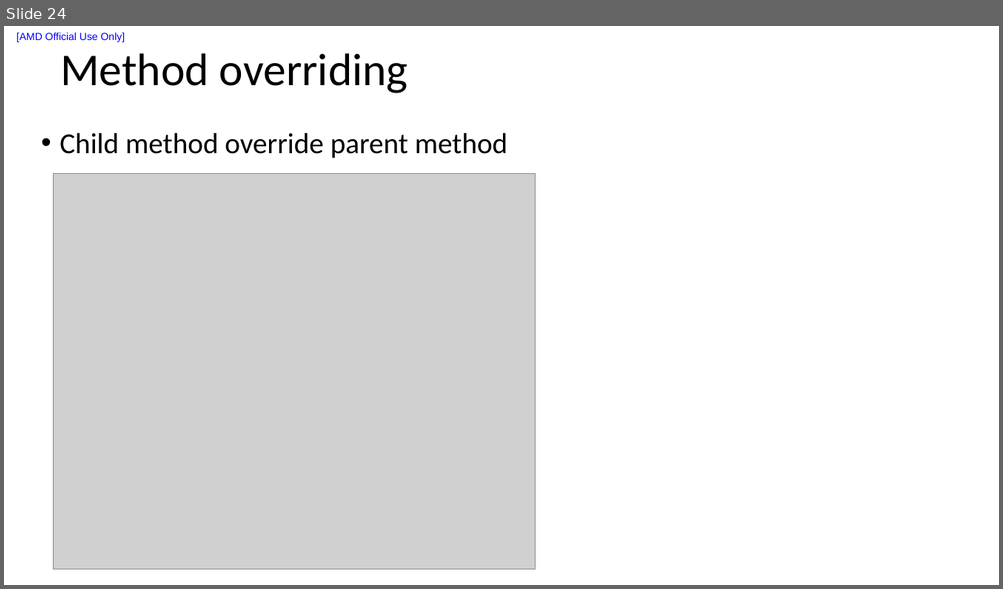
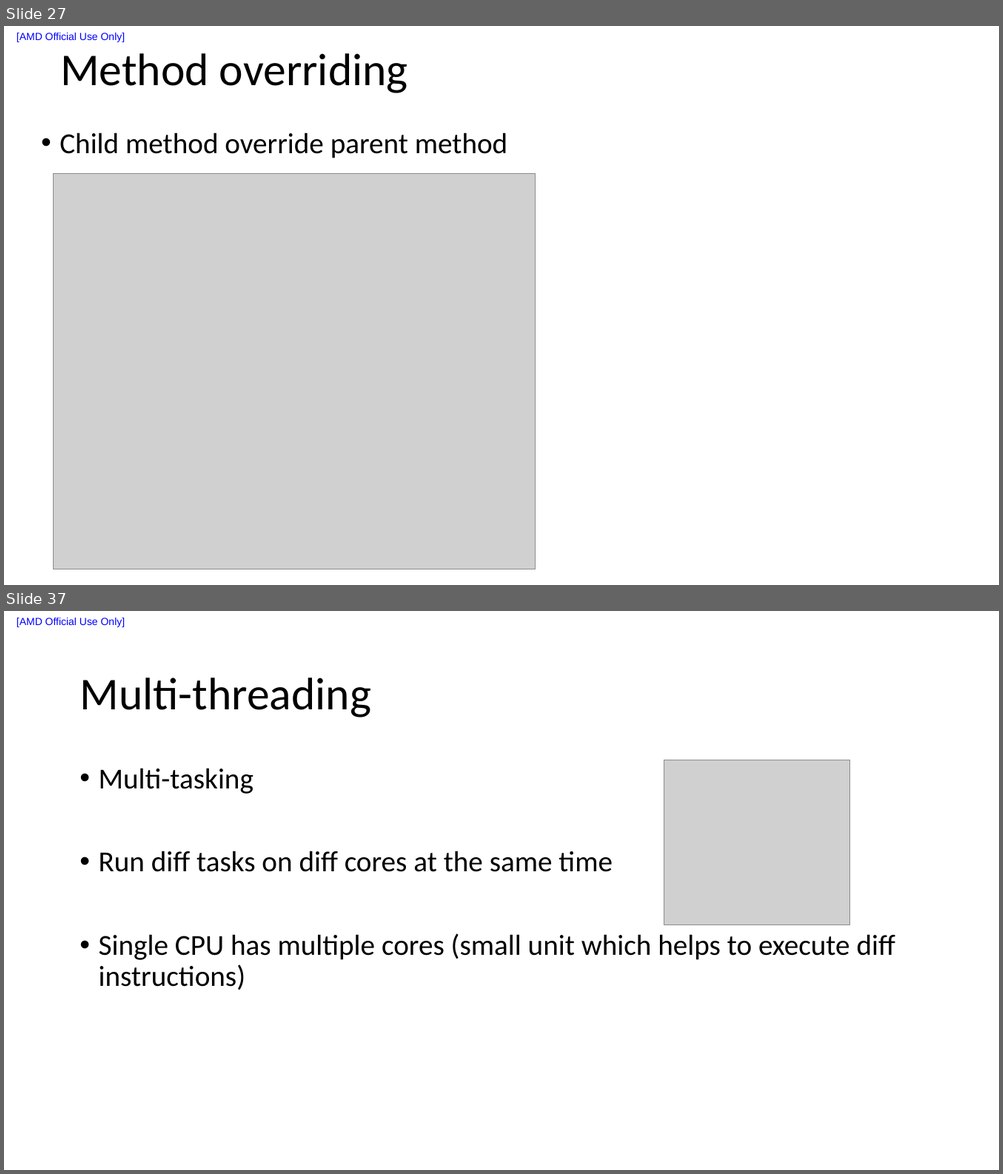
Before and after one commit to liuxu-github-ui/Java, a slide deck: Youtube_tutorial/Notes.pptx. Shown one above the other, each under a label of ours: slide 24 before the commit, slides 27 and 37 after it; the slides between them are not shown. The pictures are 1003x589 and 1003x1174 pixels, drawn with LibreOffice and Linux fonts; fonts in the diff are those of the drawing; grey boxes stand for pictures. Boxes give left, top, right and bottom in pixels: in the first picture for what was removed or moved away, otherwise in the second. Text is boxed around its words. In the diff, an @@ line names an element or a change of style, - is before the commit and + after.

```diff
--- a/Youtube_tutorial/Notes.pptx
+++ b/Youtube_tutorial/Notes.pptx
@@ slide 37 added at box(4, 611, 999, 1170), background #FFFFFF; not listed: 1 template element that a slide beside it also shows @@
@@ title added at box(79, 678, 371, 718), 44 pt, text #000000 @@
+Multi-threading
@@ picture added at box(663, 760, 849, 925) @@
@@ text added at box(99, 768, 895, 990), 28 pt, text #000000 @@
+• Multi-tasking
+• Run diff tasks on diff cores at the same time
+• Single CPU has multiple cores (small unit which helps to execute diff instructions)
@@ what was slide 24 is now slide 27 @@
```
Also in this commit, not shown: 1 slide changed, 12 other slides added, 3 other files.
